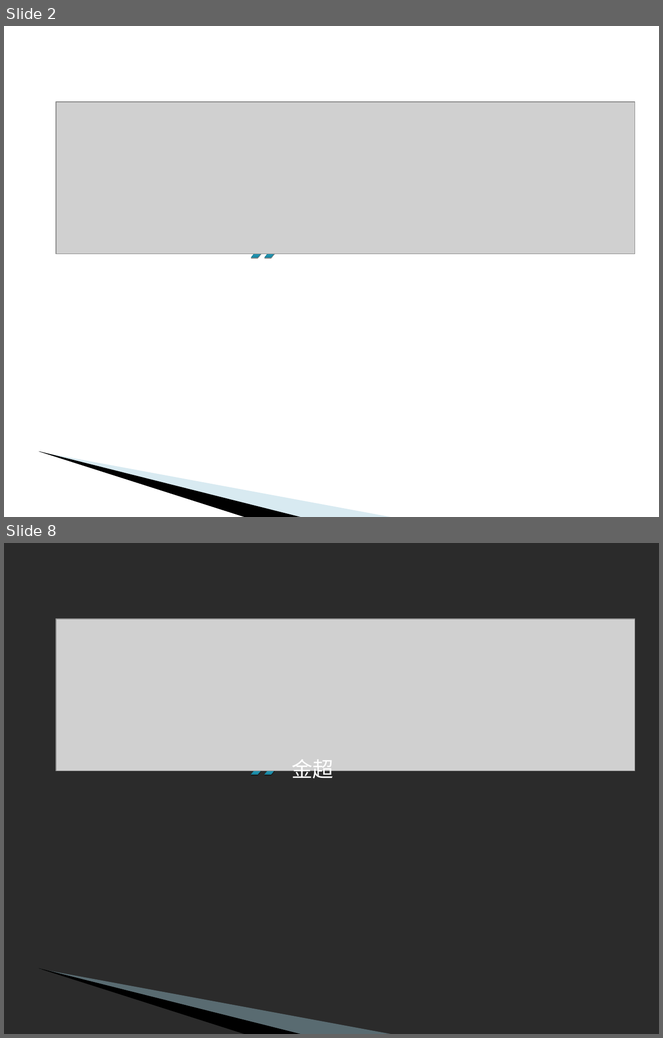
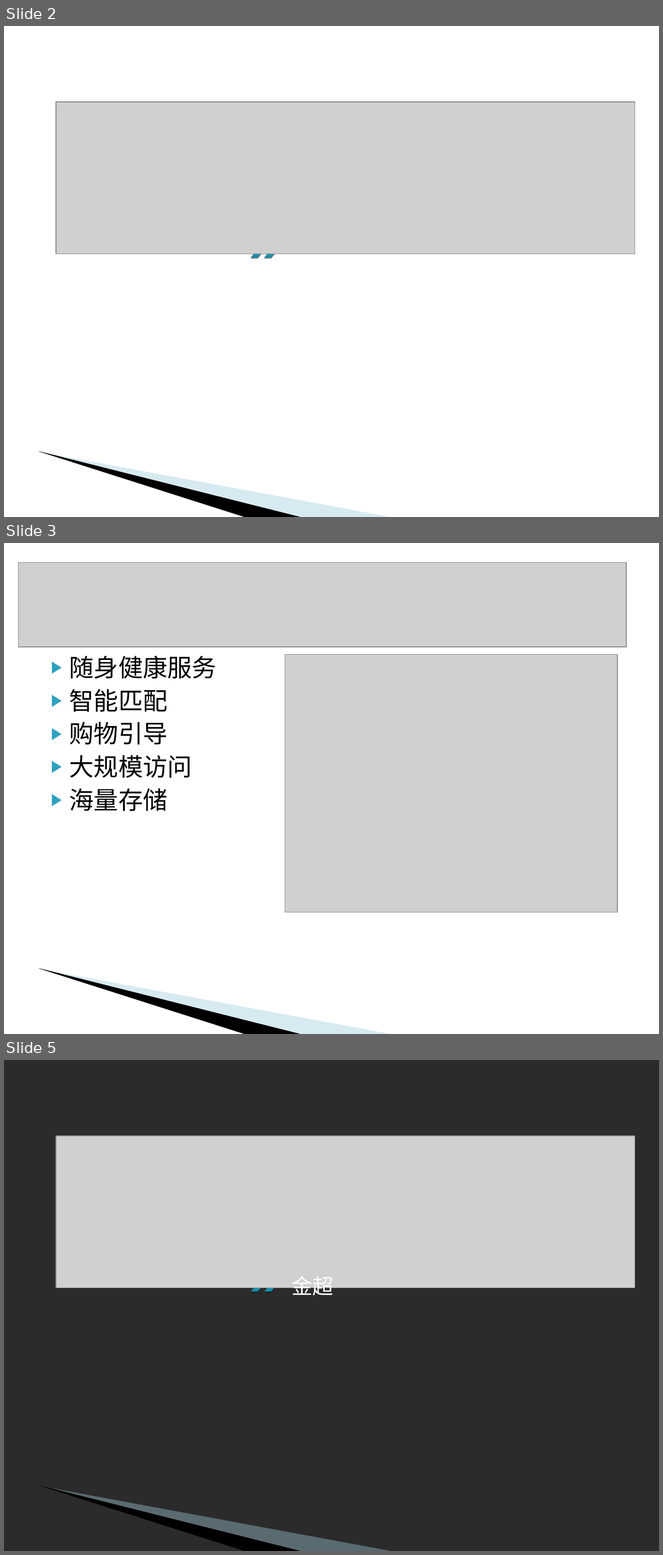
Before and after one commit to xy77510/dsafd, a slide deck: 10决赛答辩/答辩PPT.ppt. Shown one above the other, each under a label of ours: slides 2 and 8 before the commit, slides 2, 3 and 5 after it; the slides between them are not shown. The pictures are 663x1038 and 663x1555 pixels, drawn with LibreOffice and Linux fonts; fonts in the diff are those of the drawing; grey boxes stand for pictures; background and template pictures are left out; a plain dark background stands for a picture behind light text. Boxes give left, top, right and bottom in pixels: in the first picture for what was removed or moved away, otherwise in the second. Text is boxed around its words. In the diff, an @@ line names an element or a change of style, - is before the commit and + after.

```diff
--- a/10决赛答辩/答辩PPT.ppt
+++ b/10决赛答辩/答辩PPT.ppt
@@ slide 3 added at [4,543,659,1034], background #FFFFFF; not listed: 2 template elements that a slide beside it also shows @@
@@ picture added at [19,563,626,647] @@
@@ text added at [70,656,217,811], 27 pt, text #000000 @@
+▶ 随身健康服务
+▶ 智能匹配
+▶ 购物引导
+▶ 大规模访问
+▶ 海量存储
@@ picture added at [285,654,617,913] @@
@@ what was slide 8 is now slide 5 @@
```
Also in this commit, not shown: 5 other slides added, 6 slides removed, 1 other file.
